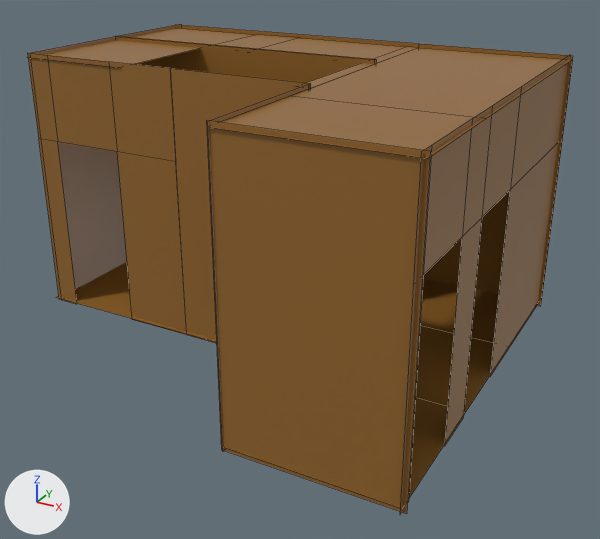
One commit to the FBX model Assets/Art/Models/House/Planta Alta/LivingPA/LivingPA.fbx: the scene before it, then after it.
One viewpoint serves both versions: a 50 mm camera at (3.52, -7.19, 9.92) aimed at (-1.0, 1.02, 5.81). Lighting does not change. The marker at lower left points along +X, +Y and +Z. Mesh edges are drawn as thin lines. Where no turn or scale is listed for an object, it has been applied to the vertices. Vertices at the same position are counted once.

Objects in the first picture: 'ParedLivingPA', 'ParedLivingPA1', 'ParedLivingPA2', 'ParedLivingPA3', 'ParedLivingPA4', 'ParedLivingPA5', 'ParedLivingPA6', 'PisoLiving', 'TechoLiving'.
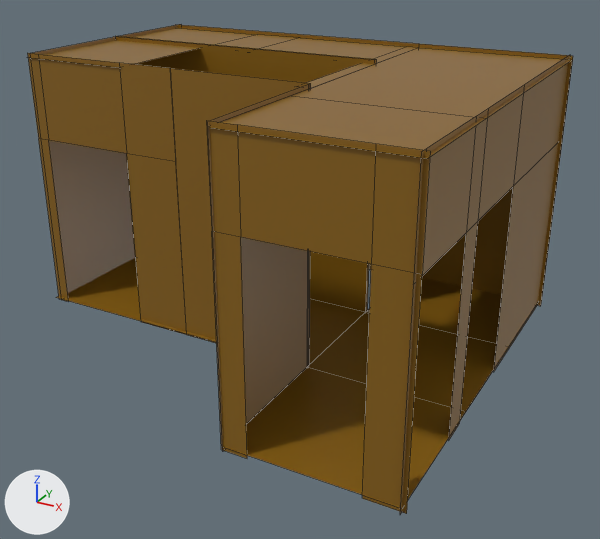
Pixel boxes [x1, y1, x2, y2] of what changed, in the pictures (600 x 539 px; the box of a moved part takes in the faces that stretch with it):
part 1 of me_mesh_003, built on: [209, 121, 430, 514] in both
part 2 of me_mesh_002, moved or reshaped: before [413, 145, 432, 285]; after [413, 149, 426, 285]
part 3 of me_mesh_002, moved or reshaped: before [400, 276, 423, 514]; after [400, 283, 416, 514]
part 4 of me_mesh_002, moved or reshaped: before [423, 106, 492, 275]; after [422, 109, 488, 276]
part 5 of me_mesh_002, moved or reshaped: before [482, 56, 569, 217]; after [478, 56, 569, 221]
part 6 of me_mesh_002, moved or reshaped: before [445, 218, 482, 445]; after [449, 222, 478, 439]
part 7 of me_mesh_002, moved or reshaped: before [490, 143, 558, 377]; after [494, 143, 558, 371]
'ParedLivingPA4', unchanged, uncovered by the edit: [208, 85, 309, 451] in both

Diff of the bpy script that builds the scene:
```diff
--- a/Assets/Art/Models/House/Planta Alta/LivingPA/LivingPA.fbx.py
+++ b/Assets/Art/Models/House/Planta Alta/LivingPA/LivingPA.fbx.py
@@ me_mesh_003 @@
 me_mesh_003.from_pydata(...)  # 4 vertices, 1 face; spans x -0.13..1.9, y 0.02..0.03, z -1.7..1.7
 # used by ob_paredlivingpa2; location = (-0.45, -1.43, 6.52)
 # verts and faces of me_mesh_003; kept vertices keep their numbers, new ones are numbered from 4
 # before: 0 (1.9, 0.03, 1.7) at pixel (430, 151), 1 (-0.13, 0.03, 1.7) at pixel (206, 120), 2 (-0.13, 0.02, -1.7) at pixel (221, 449), 3 (1.9, 0.02, -1.7) at pixel (406, 513)
+# me_mesh_003 part 1
+delete_faces([(0, 3, 2, 1)])
+verts[4] = (1.45, 0.03, 1.7)  # pixel (375, 143)
+verts[5] = (1.45, 0.02, -1.7)  # pixel (362, 498)
+verts[6] = (0.19, 0.03, 1.7)  # pixel (237, 124)
+verts[7] = (0.19, 0.02, -1.7)  # pixel (247, 458)
+verts[8] = (1.9, 0.03, 0.69)  # pixel (422, 274)
+verts[9] = (1.45, 0.03, 0.69)  # pixel (371, 264)
+verts[10] = (0.19, 0.03, 0.69)  # pixel (240, 237)
+verts[11] = (-0.13, 0.03, 0.69)  # pixel (211, 231)
+faces += [(1, 6, 10, 11), (0, 8, 9, 4), (4, 9, 10, 6), (3, 5, 9, 8), (2, 11, 10, 7)]
 me_mesh_003.materials.append(mat_livingpa1)
@@ me_mesh_002 @@
 me_mesh_002.from_pydata(...)  # 18 vertices, 8 faces; spans x -0.02, y -2.5..2.5, z -1.7..1.7
 # used by ob_paredlivingpa1; location = (1.42, 1.05, 6.52)
+# me_mesh_002 part 2: all 2 vertices in x -0.02, y -2.28, z 0.61..1.7 are moved by (0.0, -0.12, 0.0)
+# me_mesh_002 part 3: the 1 vertex in x -0.02, y -2.28, z -1.7 is moved by (0.0, -0.12, 0.0)
+# me_mesh_002 part 4: all 2 vertices in x -0.02, y -1.3, z 0.61..1.7 are moved by (0.0, 0.12, 0.0)
+# me_mesh_002 part 5: all 2 vertices in x -0.02, y 0.27, z 0.61..1.7 are moved by (0.0, 0.12, 0.0)
+# me_mesh_002 part 6: the 1 vertex in x -0.02, y -1.3, z -1.7 is moved by (0.0, 0.12, 0.0)
+# me_mesh_002 part 7: the 1 vertex in x -0.02, y 0.27, z -1.7 is moved by (0.0, 0.12, 0.0)
 me_mesh_002.materials.append(mat_livingpa1)
```
